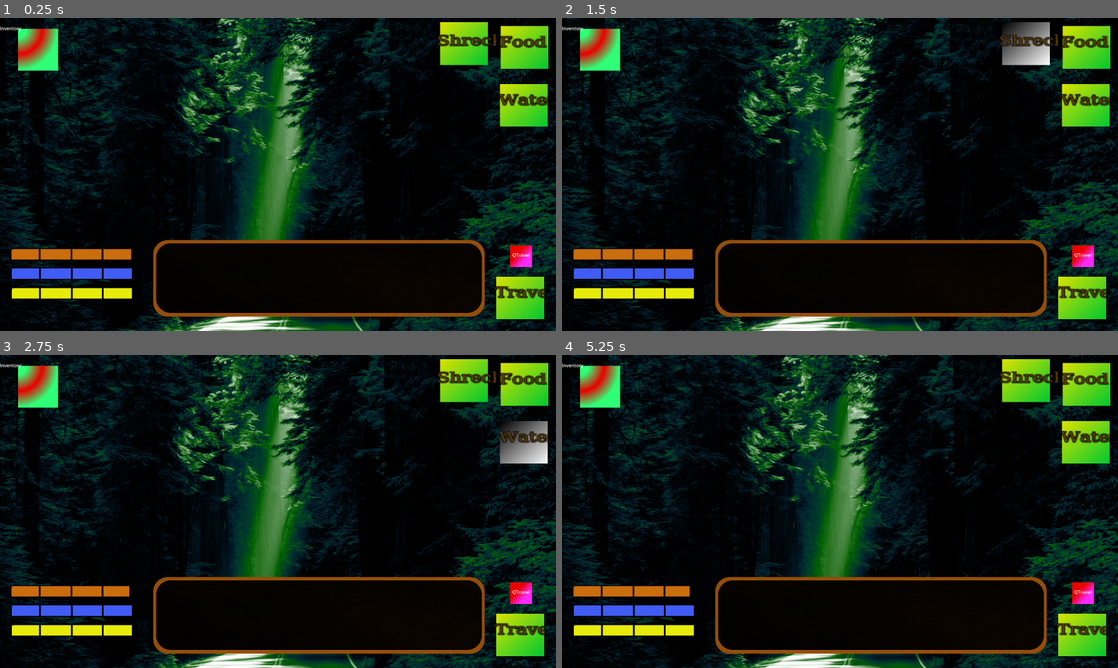
Above: before the commit, frames 1-4 (two rows, left to right).
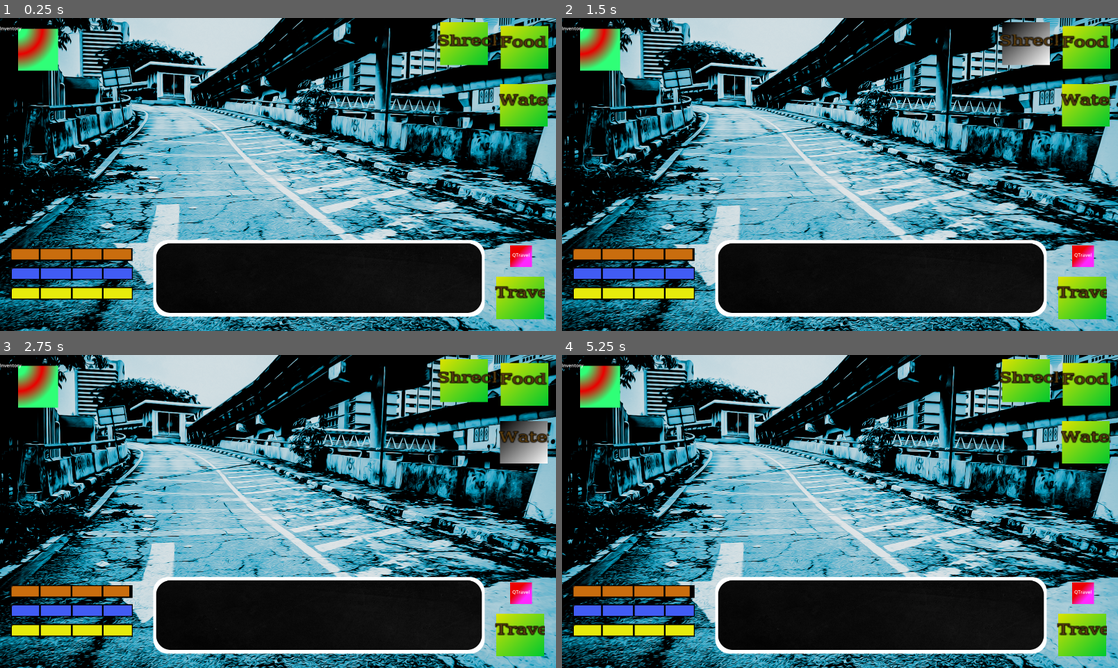
Above: after the commit, the same moments.

Repository: Peafowll/They-Left-Me
Game: Godot game, scene res://Objects/travel_mode.tscn
Two runs of this game, one before a commit and one after it. Both use one fixed random seed, a clock stepped at 60 frames per second and the inputs below.
Inputs (mouse positions are in pixels of both pictures, inside the frame that each line leads up to):
- Up to frame 1 (0.25 s): no input
- Up to frame 2 (1.5 s): click (573, 287) at 0.52 s; click "Shreck" at 1.25 s
- Up to frame 3 (2.75 s): click "Water" at 2 s
- Up to frame 4 (5.25 s): click "Food" at 2.75 s; click "Travel" at 3.5 s; click "QTravel" at 4.25 s; click (600, 386) at 5 s

The runs differ from the first frame. In frame 1, 60% of the frame differs, in the area x 0-100%, y 0-100%; in frame 2, 60%; in frame 3, 61%; in frame 4, 60%.

Commit message:
added city.png

Diff:
--- a/Objects/textbox.tscn
+++ b/Objects/textbox.tscn
@@ -17,7 +17,6 @@
 metadata/_edit_group_ = true
 
 [node name="Sprite" type="Sprite2D" parent="."]
-modulate = Color(0.583557, 0.306109, 0.0403488, 1)
 texture = ExtResource("1_7tnc2")
 
 [node name="RichTextLabel" type="RichTextLabel" parent="."]
--- a/Resources/Locations/city.tres
+++ b/Resources/Locations/city.tres
@@ -1,7 +1,7 @@
 [gd_resource type="Resource" script_class="Location" load_steps=4 format=3 uid="uid://b5oct1jffmuvk"]
 
 [ext_resource type="Script" uid="uid://khlnrk4jhk41" path="res://Objects/location.gd" id="1_aovxi"]
-[ext_resource type="Texture2D" uid="uid://b111vyqfhvxmi" path="res://Sprites/textbox.png" id="1_fe85x"]
+[ext_resource type="Texture2D" uid="uid://sq8018x0klcg" path="res://Sprites/Backgrounds/city.png" id="1_fe85x"]
 [ext_resource type="Resource" uid="uid://dy7xfp02fwdi2" path="res://Resources/LootPools/city_pool.tres" id="1_mlitp"]
 
 [resource]
--- a/world.gd
+++ b/world.gd
@@ -9,7 +9,7 @@
 
 @export var Locations : Array[Location] = []
 @export var current_location : Location
-@export var location_index : int = 1
+@export var location_index : int = 0
 @export var current_distance : int
 
 func _ready() -> void:
Binary file added: Sprites/Backgrounds/city.png
Not shown, added: Sprites/Backgrounds/city.png.import
